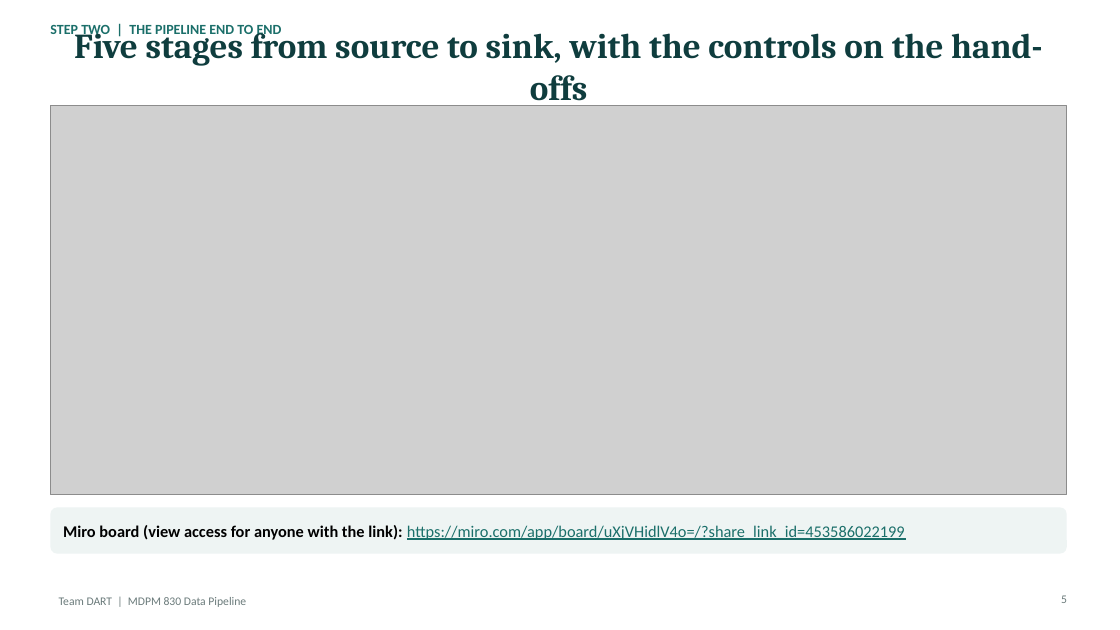
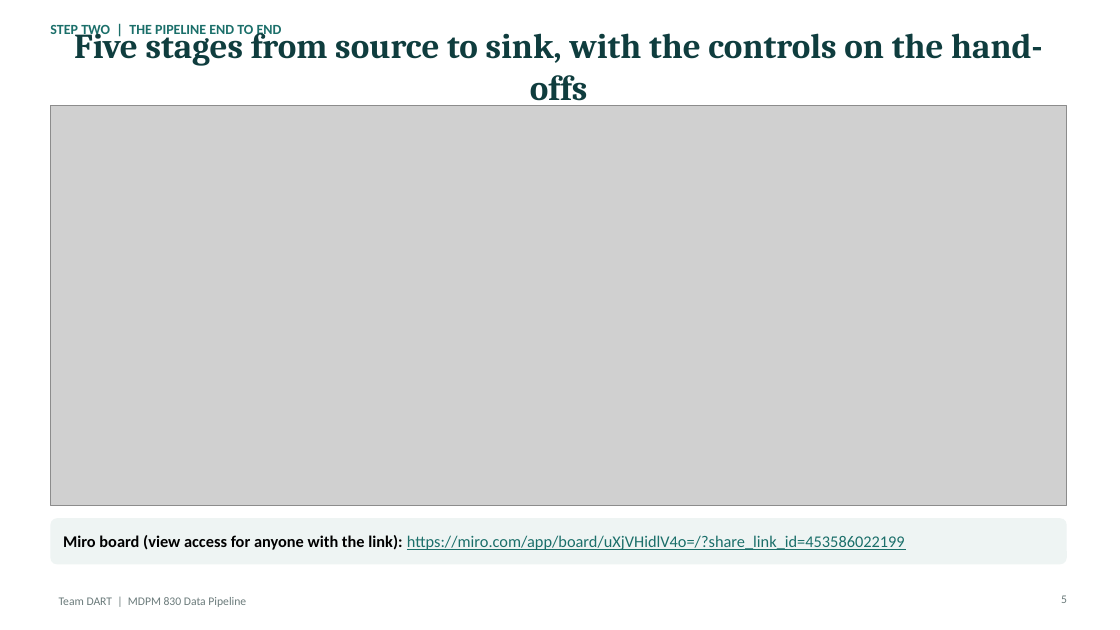
Before and after one commit to teminicrownpro-max/Adekunle-Adeniji, a slide deck: slide 5 of MDPM 830/Data Pipeline/TeamDART_MDPM830_Data_Pipeline.pptx. Drawn at 1120x630 pixels with LibreOffice and Linux fonts; fonts in the diff are those of the drawing; grey boxes stand for pictures. Boxes give left, top, right and bottom in pixels: in the first picture for what was removed or moved away, otherwise in the second. Text is boxed around its words. In the diff, an @@ line names an element or a change of style, - is before the commit and + after.

```diff
--- a/MDPM 830/Data Pipeline/TeamDART_MDPM830_Data_Pipeline.pptx
+++ b/MDPM 830/Data Pipeline/TeamDART_MDPM830_Data_Pipeline.pptx
@@ picture: place and size @@
-picture at box(50, 105, 1067, 495)
+picture at box(50, 105, 1067, 506)
@@ rounded rectangle: place and size @@
-rounded rectangle at box(50, 507, 1067, 554)
+rounded rectangle at box(50, 518, 1067, 565)
@@ text "Miro board (view access for ...": place and size @@
-text "Miro board (view access for ..." at box(63, 525, 905, 540)
+text "Miro board (view access for ..." at box(63, 535, 905, 550)
```
Also in this commit, not shown: 1 slide added, 1 slide removed, 2 other files.
